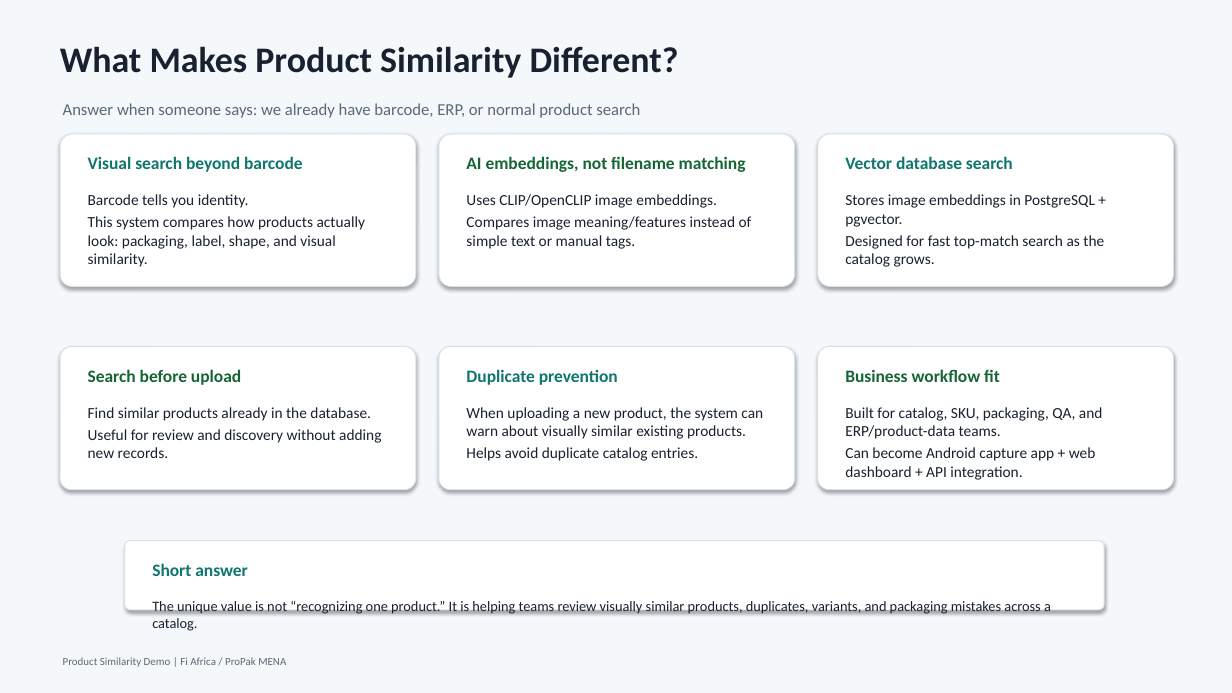
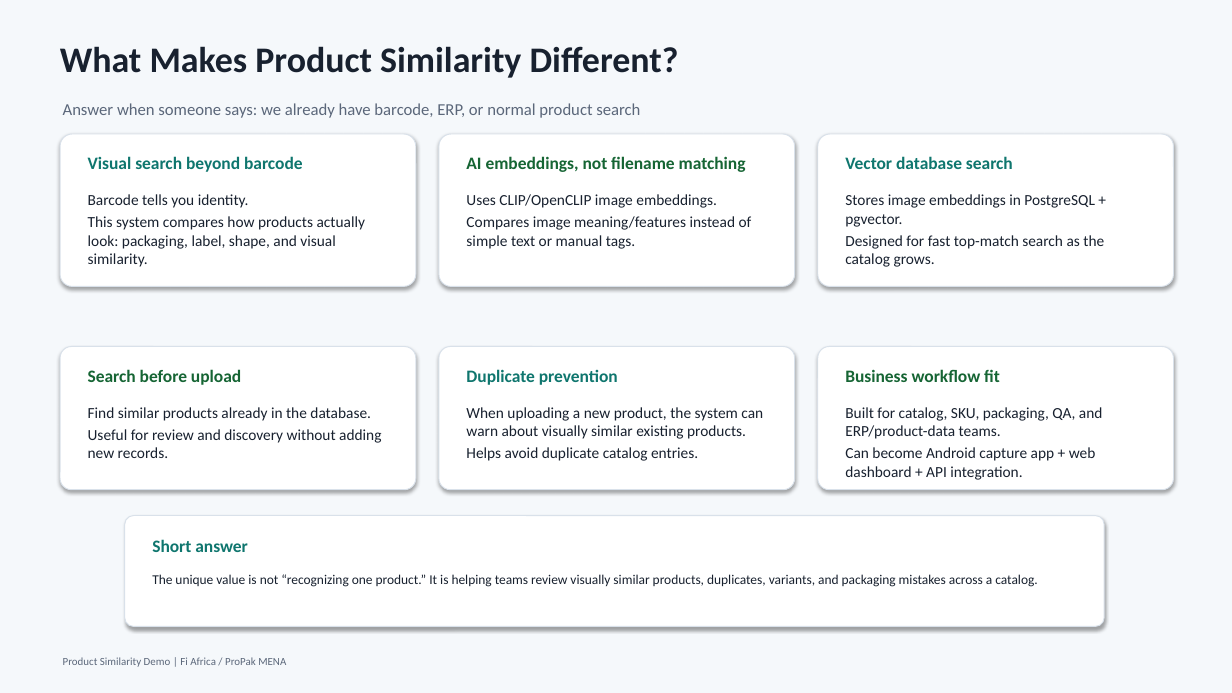
Before and after one commit to zoma00/Fi-Africa-demos, a slide deck: slide 13 of presentations/product_similarity_conversation_deck.pptx. Drawn at 1232x693 pixels with LibreOffice and Linux fonts; fonts in the diff are those of the drawing. Boxes give left, top, right and bottom in pixels: in the first picture for what was removed or moved away, otherwise in the second. Text is boxed around its words. In the diff, an @@ line names an element or a change of style, - is before the commit and + after.

```diff
--- a/presentations/product_similarity_conversation_deck.pptx
+++ b/presentations/product_similarity_conversation_deck.pptx
@@ rounded rectangle: place and size @@
-rounded rectangle at [125,541,1104,610]
+rounded rectangle at [125,516,1104,627]
@@ text "Short answer": place and size @@
-text "Short answer" at [152,563,248,576]
+text "Short answer" at [152,539,248,552]
@@ text "The unique value is not ...": place and size @@
-text "The unique value is not ..." at [152,598,1051,631]
+text "The unique value is not ..." at [152,574,1037,587]
@@ text "The unique value is not ..." at [152,574,1037,587]: size 11.2 to 10.5 pt; less space between paragraphs @@
```
Also in this commit, not shown: 3 other slides changed, 3 other files.
